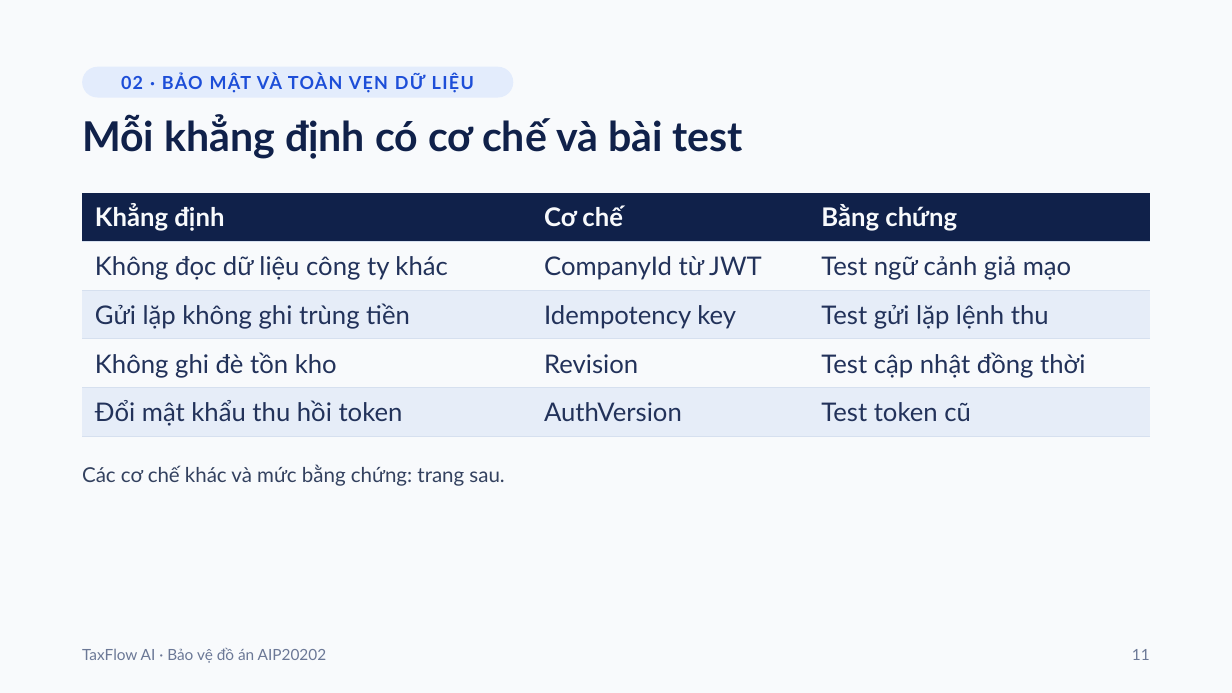
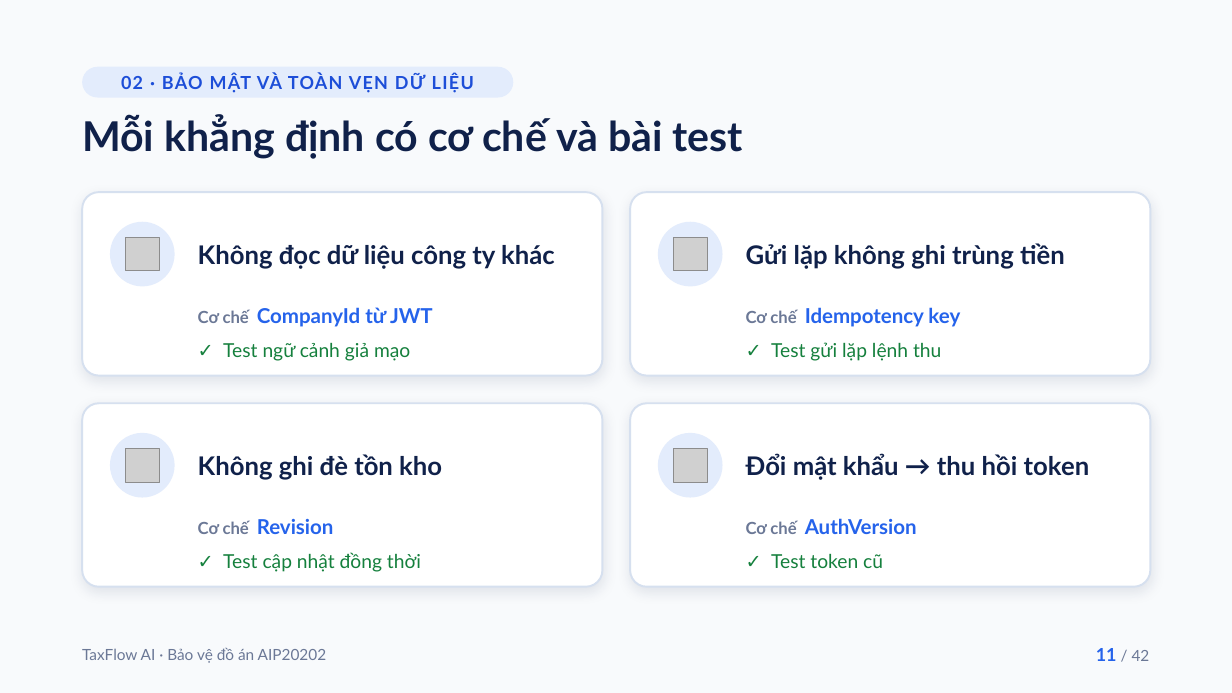
Before and after one commit to truongxuananh/taxflow-ai, a slide deck: slide 11 of TaxFlow-AI-Bao-ve-do-an.pptx. Drawn at 1232x693 pixels with LibreOffice and Linux fonts; fonts in the diff are those of the drawing; grey boxes stand for pictures. Boxes give left, top, right and bottom in pixels: in the first picture for what was removed or moved away, otherwise in the second. Text is boxed around its words. In the diff, an @@ line names an element or a change of style, - is before the commit and + after.

```diff
--- a/TaxFlow-AI-Bao-ve-do-an.pptx
+++ b/TaxFlow-AI-Bao-ve-do-an.pptx
@@ table removed at [82,192,1150,430], 5 rows, 3 columns @@
-Khẳng định | Cơ chế | Bằng chứng
-Không đọc dữ liệu công ty khác | CompanyId từ JWT | Test ngữ cảnh giả mạo
-Gửi lặp không ghi trùng tiền | Idempotency key | Test gửi lặp lệnh thu
-Không ghi đè tồn kho | Revision | Test cập nhật đồng thời
-Đổi mật khẩu thu hồi token | AuthVersion | Test token cũ
@@ rounded rectangle added at [82,192,603,376], fill #FFFFFF, outline #D6E0EF 1.5 pt @@
@@ rounded rectangle added at [630,192,1151,376], fill #FFFFFF, outline #D6E0EF 1.5 pt @@
@@ ellipse added at [110,222,175,287], fill #E3ECFC @@
@@ picture added at [126,238,159,271] @@
@@ ellipse added at [658,222,723,287], fill #E3ECFC @@
@@ picture added at [674,238,707,271] @@
@@ text added at [198,245,555,269], 20 pt, text #10214A, bold @@
+Không đọc dữ liệu công ty khác
@@ text added at [746,243,1065,269], 20 pt, text #10214A, bold @@
+Gửi lặp không ghi trùng tiền
@@ text added at [198,307,433,327], 16 pt, text #2563EB, bold @@
+Cơ chế CompanyId từ JWT
@@ text added at [746,307,960,327], 16 pt, text #2563EB, bold @@
+Cơ chế Idempotency key
@@ text added at [223,342,410,361], 15 pt, text #15803D @@
+✓ Test ngữ cảnh giả mạo
@@ text added at [771,342,941,361], 15 pt, text #15803D @@
+✓ Test gửi lặp lệnh thu
@@ rounded rectangle added at [82,404,603,588], fill #FFFFFF, outline #D6E0EF 1.5 pt @@
@@ rounded rectangle added at [630,404,1151,588], fill #FFFFFF, outline #D6E0EF 1.5 pt @@
@@ ellipse added at [110,433,175,497], fill #E3ECFC @@
@@ picture added at [126,448,159,482] @@
@@ ellipse added at [658,433,723,497], fill #E3ECFC @@
@@ picture added at [674,448,707,482] @@
@@ text removed at [82,464,504,486] @@
-Các cơ chế khác và mức bằng chứng: trang sau.
@@ text added at [198,454,442,480], 20 pt, text #10214A, bold @@
+Không ghi đè tồn kho
@@ text added at [746,454,1090,480], 20 pt, text #10214A, bold @@
+Đổi mật khẩu → thu hồi token
@@ text added at [198,519,334,534], 16 pt, text #2563EB, bold @@
+Cơ chế Revision
@@ text added at [746,518,917,534], 16 pt, text #2563EB, bold @@
+Cơ chế AuthVersion
@@ text added at [223,552,421,572], 15 pt, text #15803D @@
+✓ Test cập nhật đồng thời
@@ text added at [771,553,883,568], 15 pt, text #15803D @@
+✓ Test token cũ
@@ page number at [1096,648,1150,661]: text changed @@
-11
+11 / 42
```
Also in this commit, not shown: 20 other slides changed.
